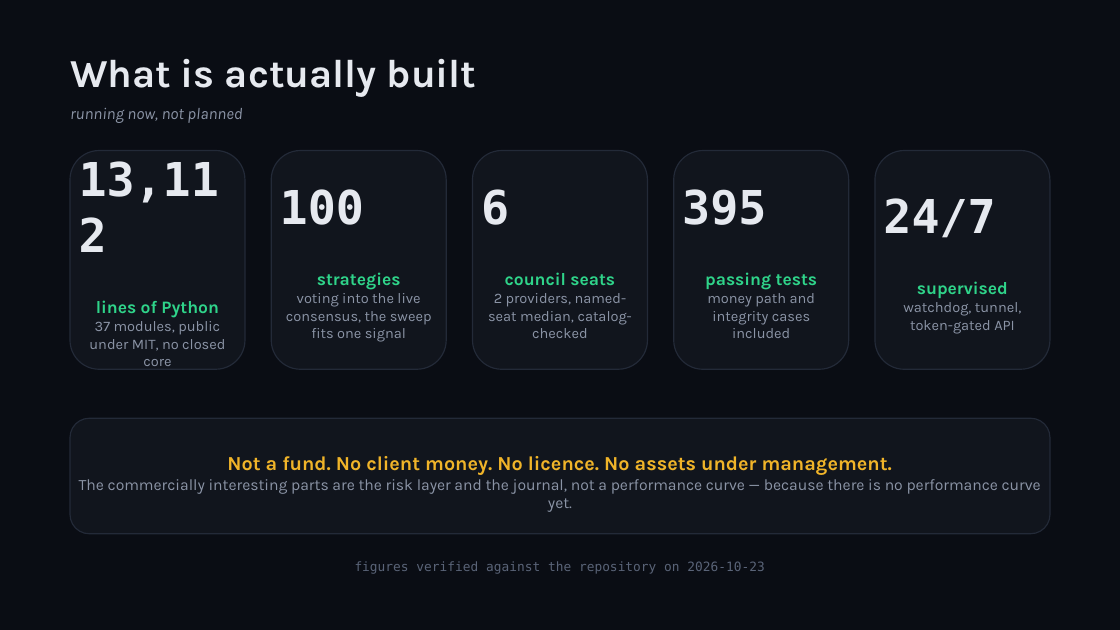
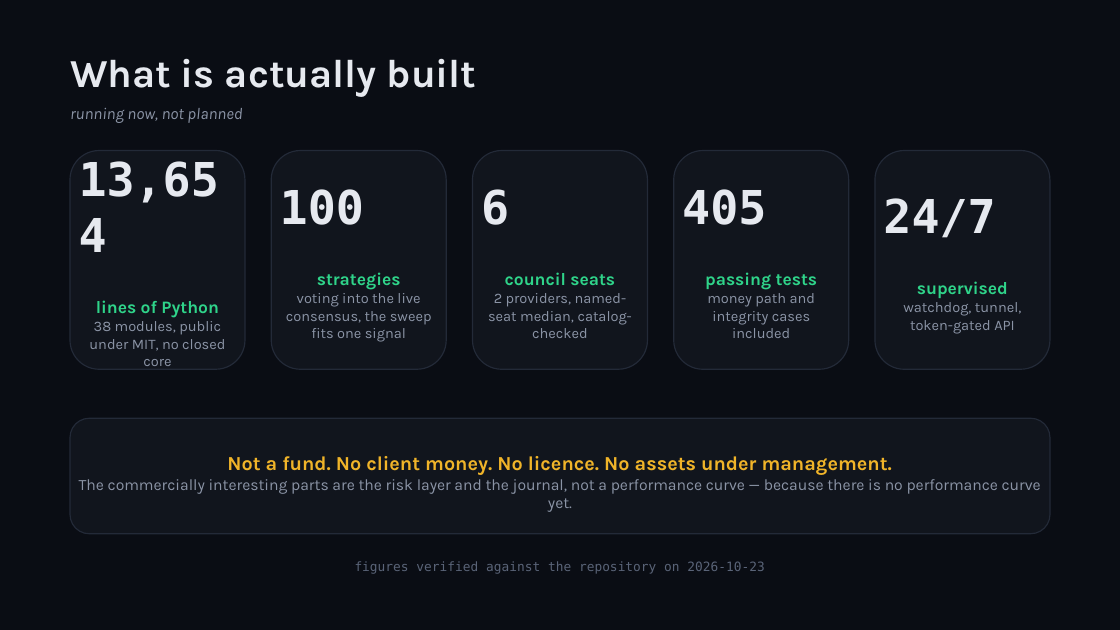
Before and after one commit to zhaider5142009-oss/kairos, a slide deck: slide 3 of docs/investors/KAIROS_Investor_Deck.pptx. Drawn at 1120x630 pixels with LibreOffice and Linux fonts; fonts in the diff are those of the drawing. Boxes give left, top, right and bottom in pixels: in the first picture for what was removed or moved away, otherwise in the second. Text is boxed around its words. In the diff, an @@ line names an element or a change of style, - is before the commit and + after.

```diff
--- a/docs/investors/KAIROS_Investor_Deck.pptx
+++ b/docs/investors/KAIROS_Investor_Deck.pptx
@@ text in rounded rectangle at [79, 161, 219, 203]: text changed @@
-13,112
+13,654
@@ text in rounded rectangle at [682, 189, 766, 225]: text changed @@
-395
+405
@@ text in rounded rectangle at [89, 321, 225, 366]: text changed @@
-37 modules, public under MIT, no closed core
+38 modules, public under MIT, no closed core
```
Also in this commit, not shown: 2 other slides changed, 13 other files.
